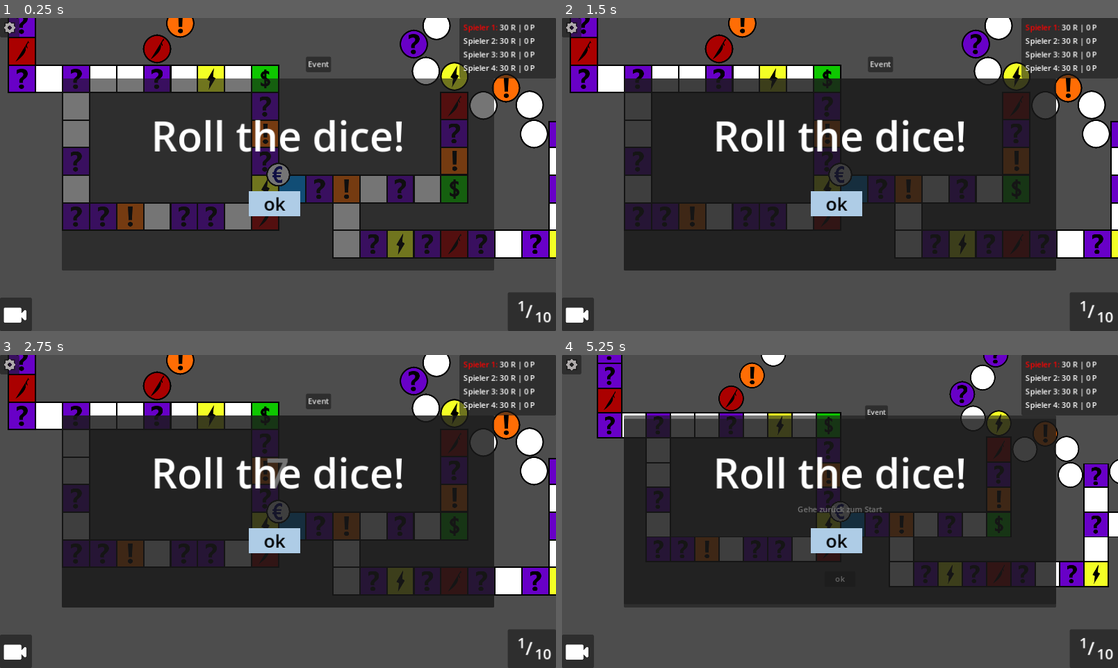
Above: before the commit, frames 1-4 (two rows, left to right).
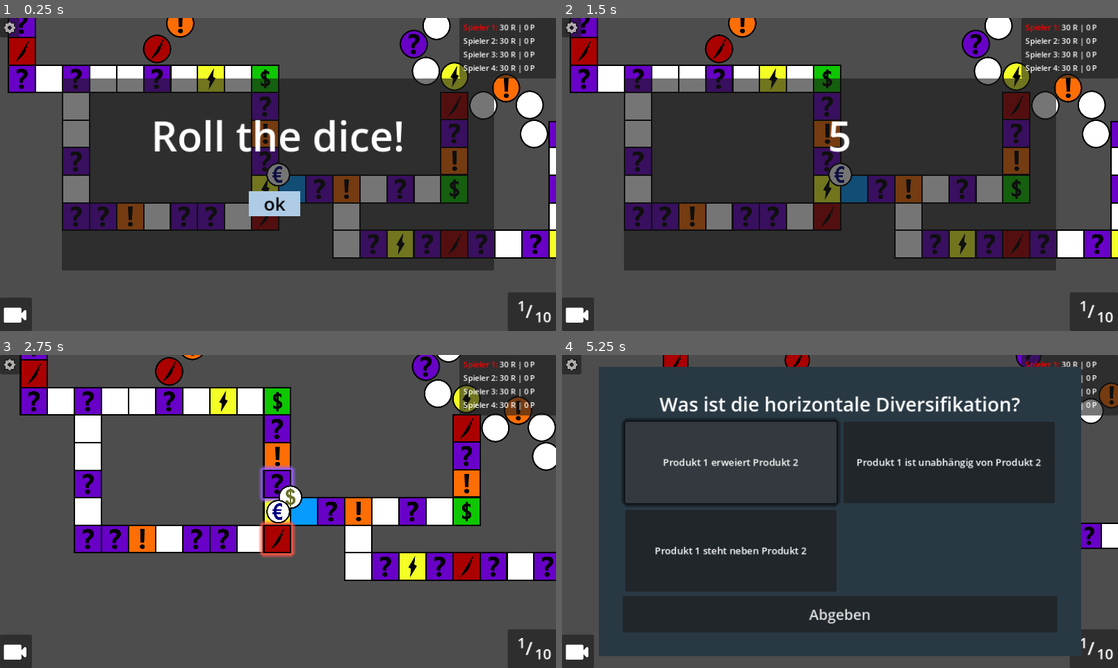
Above: after the commit, the same moments.

Repository: hfxbse/mparty
Game: Godot game, scene res://main/main.tscn
Same seed, same stepped clock (60 frames per second), same inputs: the game is played once before the commit and once after it.
Inputs (mouse positions are in pixels of both pictures, inside the frame that each line leads up to):
- Up to frame 1 (0.25 s): no input
- Up to frame 2 (1.5 s): click "Event" (after the commit: "ok") at 0.5 s; click (840, 246) at 1.25 s, where only the run before the commit has a clickable "Würfeln!"
- Up to frame 3 (2.75 s): click (272, 539) at 2 s, where only the run before the commit has a clickable "ok"
- Up to frame 4 (5.25 s): click (834, 539) at 2.75 s, where only the run before the commit has a clickable "ok"; click (578, 652) at 3.5 s; click (745, 527) at 4.25 s, where only the run after the commit has a clickable "Einfach"; click (728, 461) at 5 s, where only the run after the commit has a clickable "Produkt 1 erweiert Produkt 2"

The runs differ from the first frame. In frame 1, 0.2% of the frame differs, in the area x 55-60%, y 12-18%; in frame 2, 16%; in frame 3, 55%; in frame 4, 59%, in the area x 0-100%, y 0-98%.

Commit message:
remove debug button

Diff:
--- a/main/main.gd
+++ b/main/main.gd
@@ -123,11 +123,3 @@
 
 func _on_update():
 	hud.update_player_stats(current_player, State.players)
-
-# Test function
-func _on_button_pressed():
-	print("Action triggered")
-	var action_panel = preload("res://action_dialog/action_dialog.tscn").instantiate()
-	add_child(action_panel)
-	await action_panel.display(current_player)
-	remove_child(action_panel)
--- a/main/main.tscn
+++ b/main/main.tscn
@@ -16,12 +16,3 @@
 
 [node name="MainCamera" type="Camera2D" parent="."]
 script = ExtResource("4_lgfck")
-
-[node name="Button" type="Button" parent="."]
-offset_left = 657.0
-offset_top = 451.0
-offset_right = 709.0
-offset_bottom = 482.0
-text = "Event"
-
-[connection signal="pressed" from="Button" to="." method="_on_button_pressed"]
Not shown: 1 places in main/main.tscn that only renumber resources
